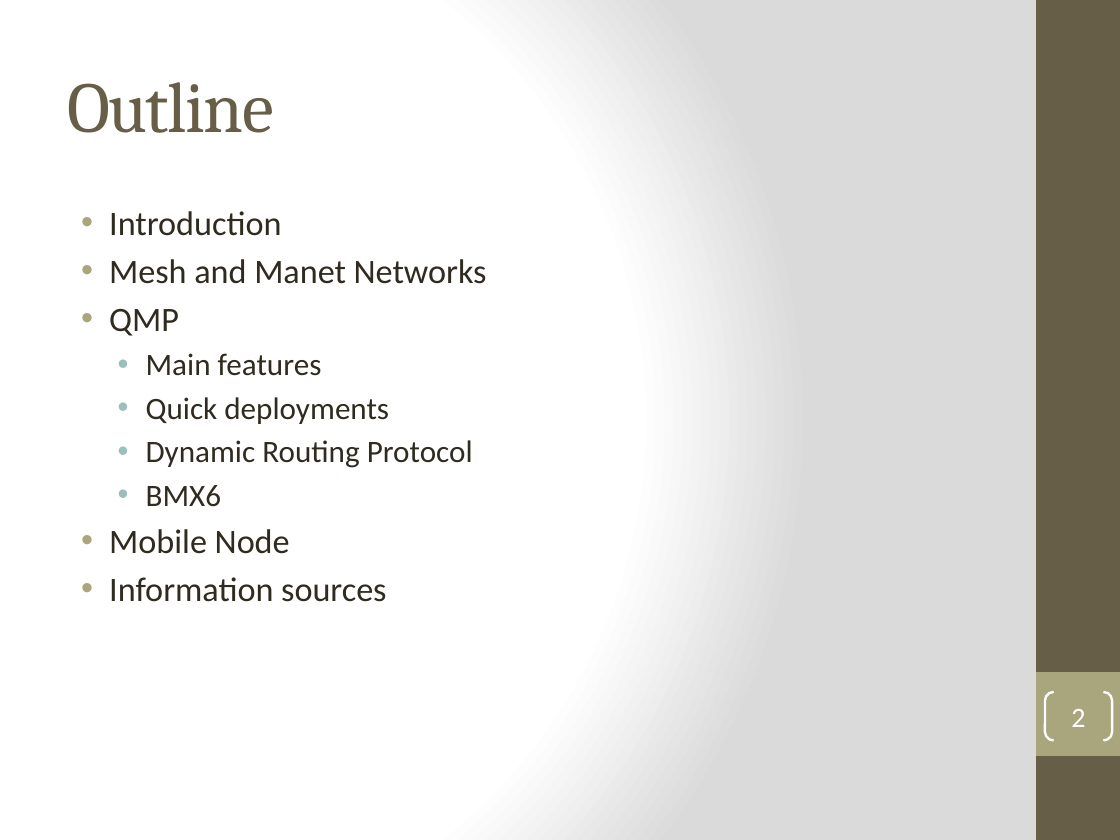
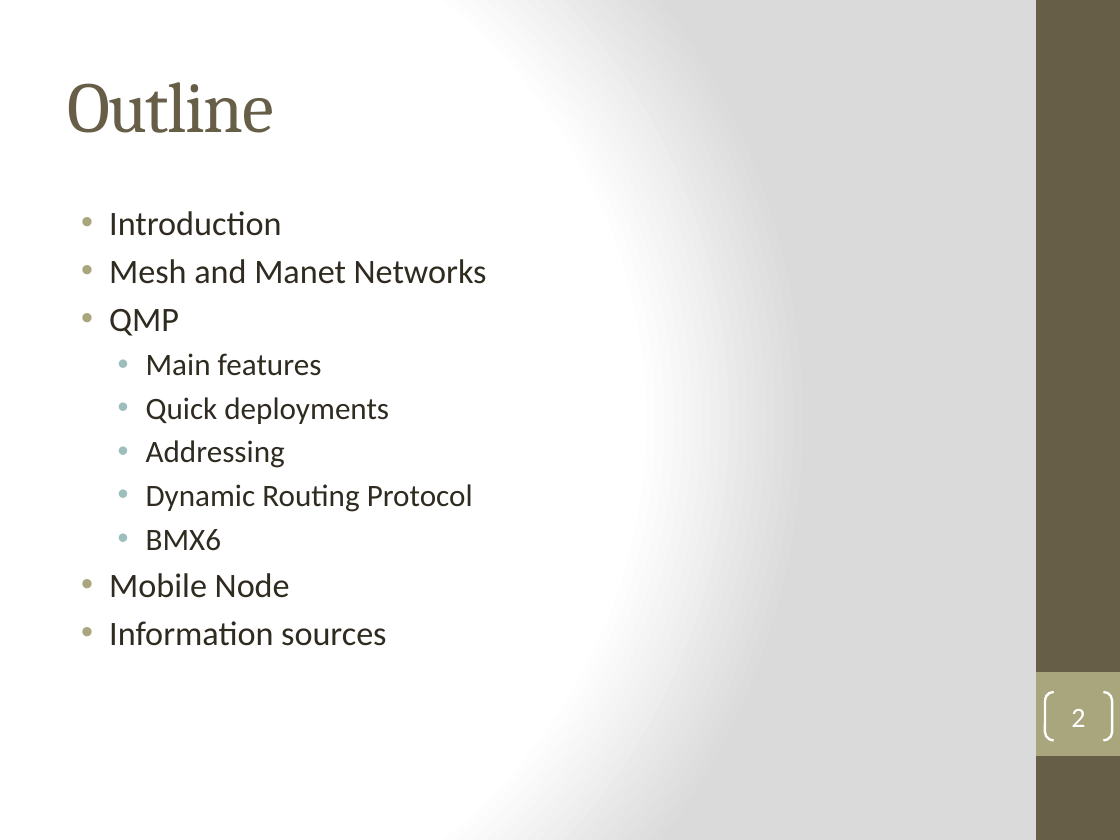
Before and after one commit to ferry91/MobileNode-TFG, a slide deck: slide 2 of Presentation-demo/MN_QMP_Demo.pptx. Drawn at 1120x840 pixels with LibreOffice and Linux fonts; fonts in the diff are those of the drawing. Boxes give left, top, right and bottom in pixels: in the first picture for what was removed or moved away, otherwise in the second. Text is boxed around its words. In the diff, an @@ line names an element or a change of style, - is before the commit and + after.

```diff
--- a/Presentation-demo/MN_QMP_Demo.pptx
+++ b/Presentation-demo/MN_QMP_Demo.pptx
@@ text at (146, 440, 285, 468): paragraph added @@
+  • Addressing
```
Also in this commit, not shown: 5 slides added, 1 slide removed, 1 other file.
